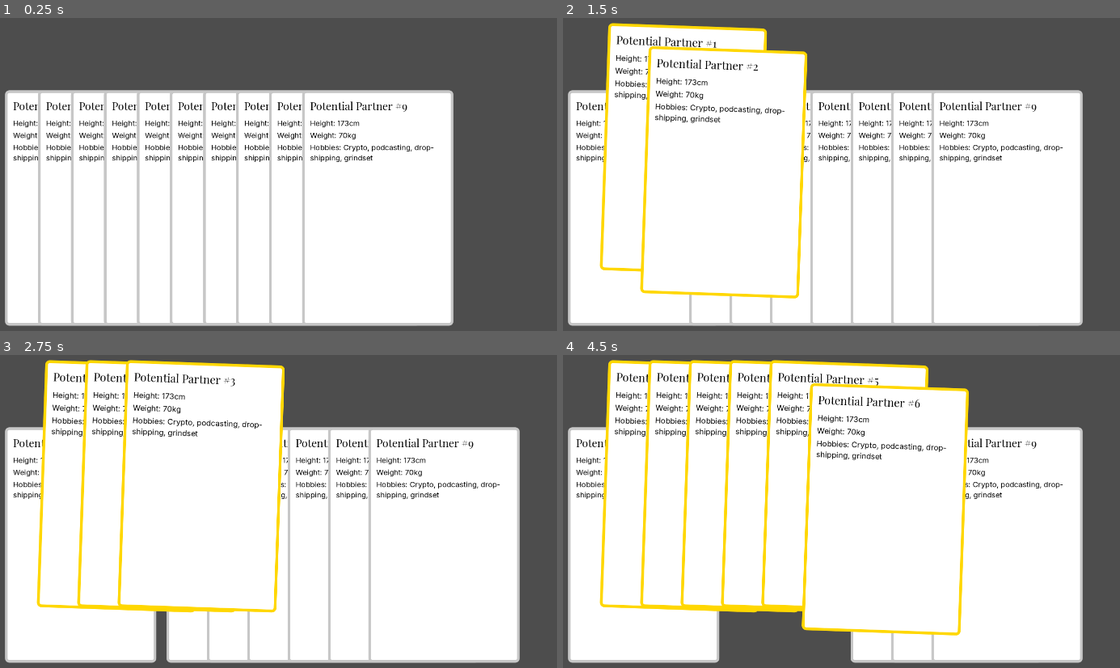
Above: before the commit, frames 1-4 (two rows, left to right).
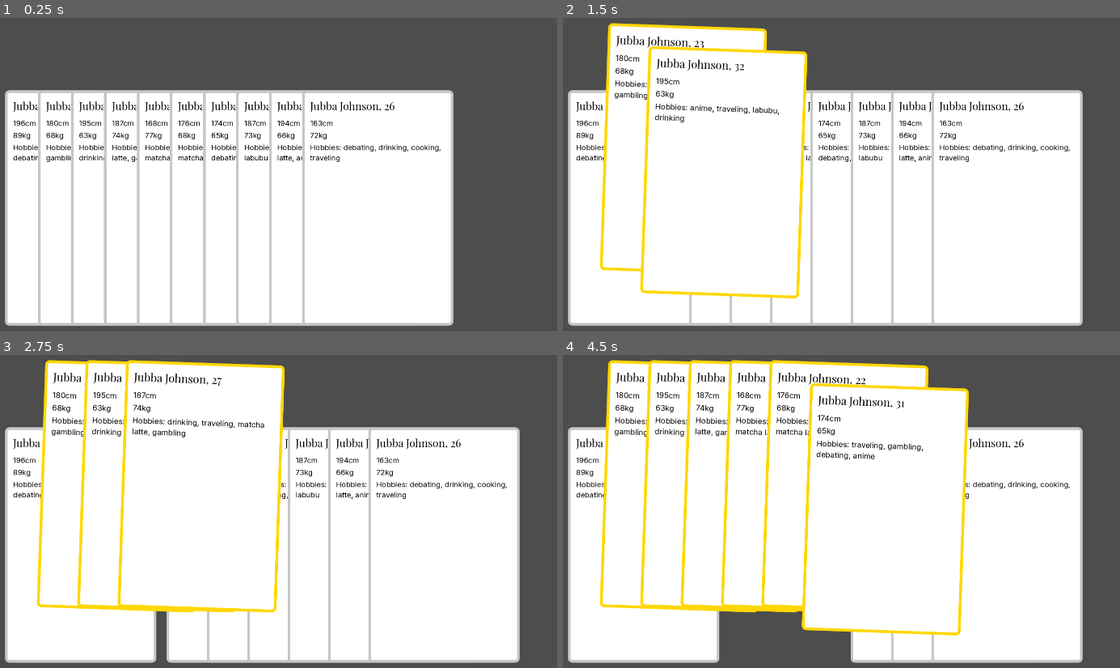
Above: after the commit, the same moments.

Repository: stvnchng/jan-2026-jam
Game: Godot game, scene res://components/ProfileDeck.tscn
The game is run twice, just before and just after one commit, with the same random seed, the same clock (stepped at 60 frames per second) and the same inputs.
Inputs (mouse positions are in pixels of both pictures, inside the frame that each line leads up to):
- Up to frame 1 (0.25 s): no input
- Up to frame 2 (1.5 s): move the mouse to (640, 208) at 0.52 s; click (640, 208) at 0.67 s; tap Enter at 1.25 s; move the mouse to (685, 149) at 1.27 s; click (685, 149) at 1.42 s
- Up to frame 3 (2.75 s): tap Space at 2 s; move the mouse to (161, 486) at 2.02 s; click (161, 486) at 2.17 s
- Up to frame 4 (4.5 s): tap Enter at 2.75, 4.25 s; move the mouse to (763, 486) at 2.77 s; click (763, 486) at 2.92 s; tap Space at 3.5 s; move the mouse to (802, 486) at 3.52 s; click (802, 486) at 3.67 s; move the mouse to (847, 486) at 4.27 s; click (847, 486) at 4.42 s

The runs differ from the first frame. In frame 1, 2.7% of the frame differs, in the area x 2-80%, y 26-46%; in frame 2, 3.1%, in the area x 2-92%, y 5-46%; in frame 3, 2.9%; in frame 4, 3.1%.

Commit message:
add ProfileData, gen rand profs per Card

Diff:
--- a/components/ProfileCard.gd
+++ b/components/ProfileCard.gd
@@ -9,28 +9,19 @@
 var base_pos: Vector2
 var is_active := false
 var original_style: StyleBoxFlat
+var profile_data: ProfileData
 
 func _ready():
 	original_style = get_theme_stylebox("panel").duplicate()
-	set_info()
 	mouse_entered.connect(_on_mouse_entered)
 	mouse_exited.connect(_on_mouse_exited)
+	set_info(_gen_rand_profile())
 
-func set_info():
-	# TODO pass in stats when data model is done and set
-	name_lbl.text = "Potential Partner #" + str(get_index())
-
-
-func _on_mouse_entered():
-	if is_active: return
-	z_index = 1000
-	lift_card(true)
-
-
-func _on_mouse_exited():
-	if is_active: return
-	lift_card(false)
-
+func set_info(data: ProfileData):
+	name_lbl.text = data.get_title_f()
+	height_lbl.text = data.get_height_f()
+	weight_lbl.text = data.get_weight_f()
+	hobbies.text = data.get_hobbies_f()
 
 func lift_card(up: bool):
 	var tween = create_tween().set_parallel(true).set_trans(Tween.TRANS_CUBIC).set_ease(Tween.EASE_OUT)
@@ -45,6 +36,15 @@
 		tween.tween_property(self, "scale", Vector2(1.0, 1.0), 0.2)
 		tween.tween_property(self, "rotation_degrees", 0.0, 0.2)
 
+func _gen_rand_profile() -> ProfileData:
+	var p_data = ProfileData.new()
+	p_data.age += randi_range(-3, 8)
+	p_data.height_cm += randi_range(-10, 25)
+	p_data.weight_kg += randi_range(-10, 20)
+	var rand_hobbies = ProfileData.Hobby.values().duplicate()
+	rand_hobbies.shuffle()
+	p_data.hobbies = rand_hobbies.slice(0, 4)
+	return p_data
 
 func _gui_input(event):
 	if event is InputEventMouseButton:
@@ -55,7 +55,6 @@
 func toggle_select():
 	is_active = !is_active
 	var tween = create_tween().set_trans(Tween.TRANS_QUINT).set_ease(Tween.EASE_OUT)
-
 	if is_active:
 		z_index = 200
 		tween.tween_property(self, "position:y", -200, 0.4)
@@ -67,3 +66,12 @@
 		remove_theme_stylebox_override("panel")
 		add_theme_stylebox_override("panel", original_style.duplicate())
 		lift_card(false)
+
+func _on_mouse_entered():
+	if is_active: return
+	z_index = 1000
+	lift_card(true)
+
+func _on_mouse_exited():
+	if is_active: return
+	lift_card(false)
--- /dev/null
+++ b/components/ProfileData.gd
@@ -0,0 +1,38 @@
+extends Resource
+class_name ProfileData
+
+@export var profile_name: String = "Jubba Johnson"
+@export var age: int = 25
+@export var height_cm: int = 172
+@export var weight_kg: int = 70
+@export var hobbies: Array = [Hobby.CRYPTO, Hobby.GAMBLING, Hobby.MATCHA_LATTE, Hobby.DEBATING]
+
+func get_title_f():
+	return profile_name + ", " + str(age)
+
+func get_height_f():
+	return str(height_cm) + "cm"
+
+func get_weight_f():
+	return str(weight_kg) + "kg"
+
+func get_hobbies_f():
+	var get_hobby_s = func(h: Hobby): return " ".join(Hobby.keys()[h].split("_")).to_lower()
+	var hobby_s = ", ".join(hobbies.map(func(h: Hobby):
+		return get_hobby_s.call(h)
+	))
+	return "Hobbies: " + hobby_s
+
+# enum starts at 0, so order hobbies by least -> most attractive for scoring
+enum Hobby {
+	GAMBLING,
+	CRYPTO,
+	ANIME,
+	DRINKING,
+	DEBATING,
+	TRAVELING,
+	LABUBU,
+	MATCHA_LATTE,
+	COOKING,
+	READING
+}
--- a/components/ProfileDeck.gd
+++ b/components/ProfileDeck.gd
@@ -9,7 +9,6 @@
 var cards: Array[ProfileCard] = []
 
 func _ready():
-#	TODO use CardData data model, use generator func to instantiate data
 	instance_cards()
 	await get_tree().process_frame
 	layout_cards()
@@ -20,10 +19,11 @@
 
 	for i in card_count:
 		var card: ProfileCard = card_scn.instantiate()
-#		TODO set data on card when data available
 		cards.append(card)
 		add_child(card)
 
+func get_selected_cards():
+	return cards.filter(func(card: ProfileCard): return card.is_active)
 
 func layout_cards():
 	var total_width = (cards.size() - 1) * overlap_amount + CARD_WIDTH
Not shown, added: components/ProfileData.gd.uid
